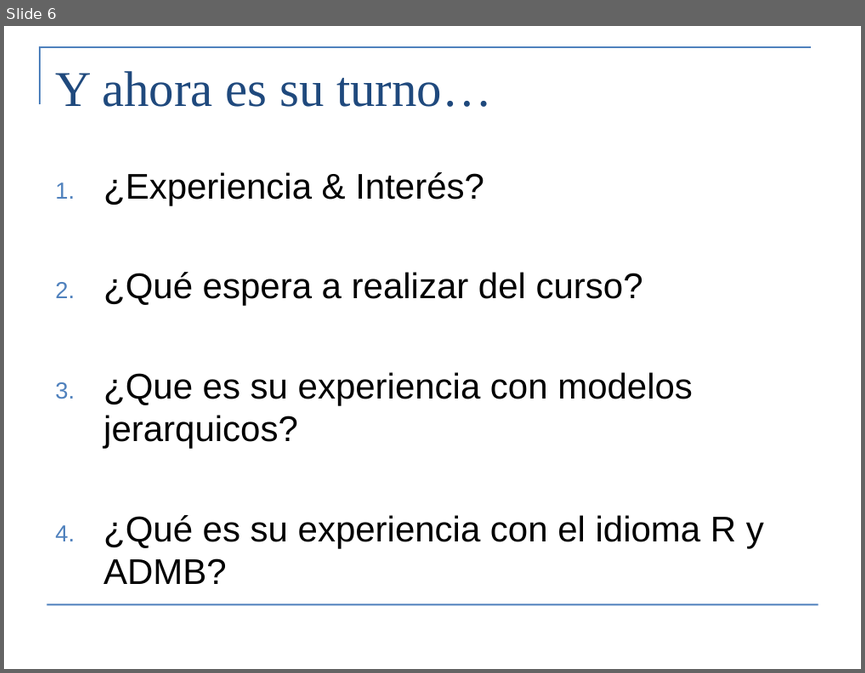
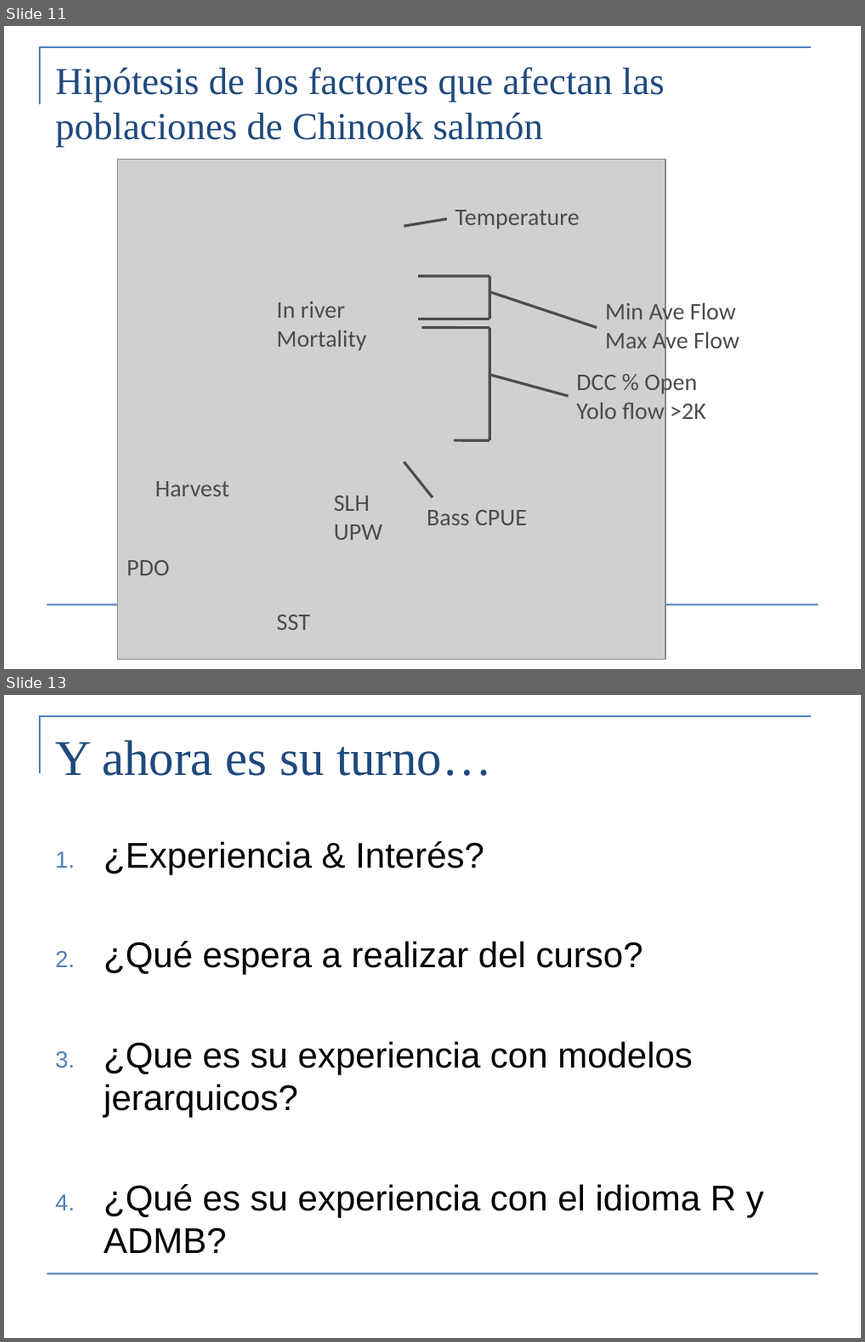
Before and after one commit to Cole-Monnahan-NOAA/tmb_workshop, a slide deck: day1/lecture1_intro_eng.pptx. Shown one above the other, each under a label of ours: slide 6 before the commit, slides 11 and 13 after it; the slides between them are not shown. The pictures are 865x673 and 865x1342 pixels, drawn with LibreOffice and Linux fonts; fonts in the diff are those of the drawing; grey boxes stand for pictures. Boxes give left, top, right and bottom in pixels: in the first picture for what was removed or moved away, otherwise in the second. Text is boxed around its words. In the diff, an @@ line names an element or a change of style, - is before the commit and + after.

```diff
--- a/day1/lecture1_intro_eng.pptx
+++ b/day1/lecture1_intro_eng.pptx
@@ slide 11 added at (x1=4, y1=26, x2=861, y2=669), background #FFFFFF; not listed: 2 template elements that a slide beside it also shows @@
@@ title added at (x1=55, y1=67, x2=664, y2=148), 32 pt, text #1F497D @@
+Hipótesis de los factores que afectan las poblaciones de Chinook salmón
@@ picture added at (x1=117, y1=159, x2=665, y2=658) @@
@@ line added from (404, 226) to (447, 219), #4C4C4C 2.25 pt @@
@@ text added at (x1=455, y1=210, x2=579, y2=229), 20 pt, text #4C4C4C @@
+Temperature
@@ group added at (x1=418, y1=276, x2=739, y2=353): 4 lines, 1 text @@
+Min Ave Flow
+Max Ave Flow
@@ text added at (x1=277, y1=301, x2=367, y2=351), 20 pt, text #4C4C4C @@
+In river
+Mortality
@@ line added from (422, 328) to (490, 328), #4C4C4C 2.25 pt @@
@@ line added from (490, 328) to (490, 440), #4C4C4C 2.25 pt @@
@@ line added from (490, 374) to (568, 396), #4C4C4C 2.25 pt @@
@@ text added at (x1=576, y1=370, x2=706, y2=419), 20 pt, text #4C4C4C @@
+DCC % Open
+Yolo flow >2K
@@ line added from (454, 440) to (490, 440), #4C4C4C 2.25 pt @@
@@ text added at (x1=155, y1=481, x2=229, y2=496), 20 pt, text #4C4C4C @@
+Harvest
@@ line added from (404, 461) to (432, 497), #4C4C4C 2.25 pt @@
@@ text added at (x1=334, y1=495, x2=382, y2=539), 20 pt, text #4C4C4C @@
+SLH
+UPW
@@ text added at (x1=426, y1=510, x2=527, y2=525), 20 pt, text #4C4C4C @@
+Bass CPUE
@@ text added at (x1=126, y1=560, x2=169, y2=575), 20 pt, text #4C4C4C @@
+PDO
@@ text added at (x1=277, y1=614, x2=310, y2=630), 20 pt, text #4C4C4C @@
+SST
@@ what was slide 6 is now slide 13 @@
```
Also in this commit, not shown: 3 slides changed, 6 other slides added.
